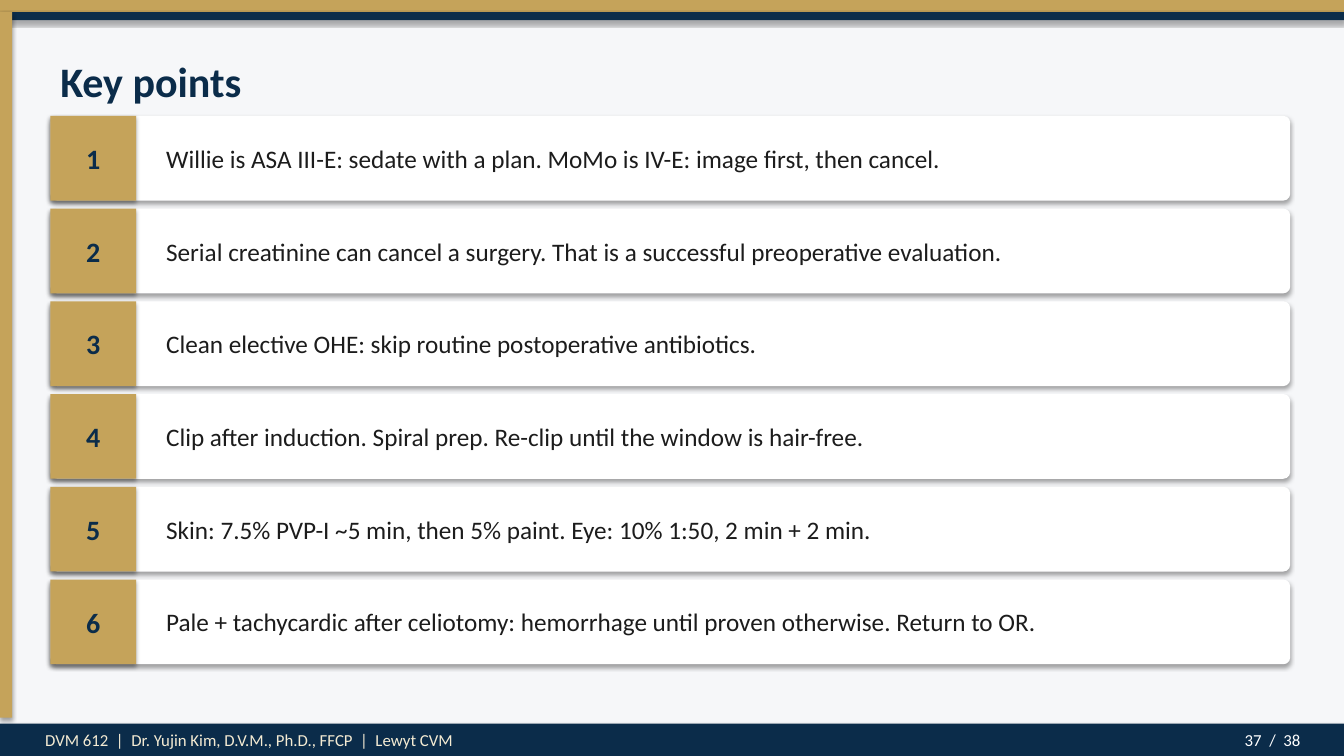
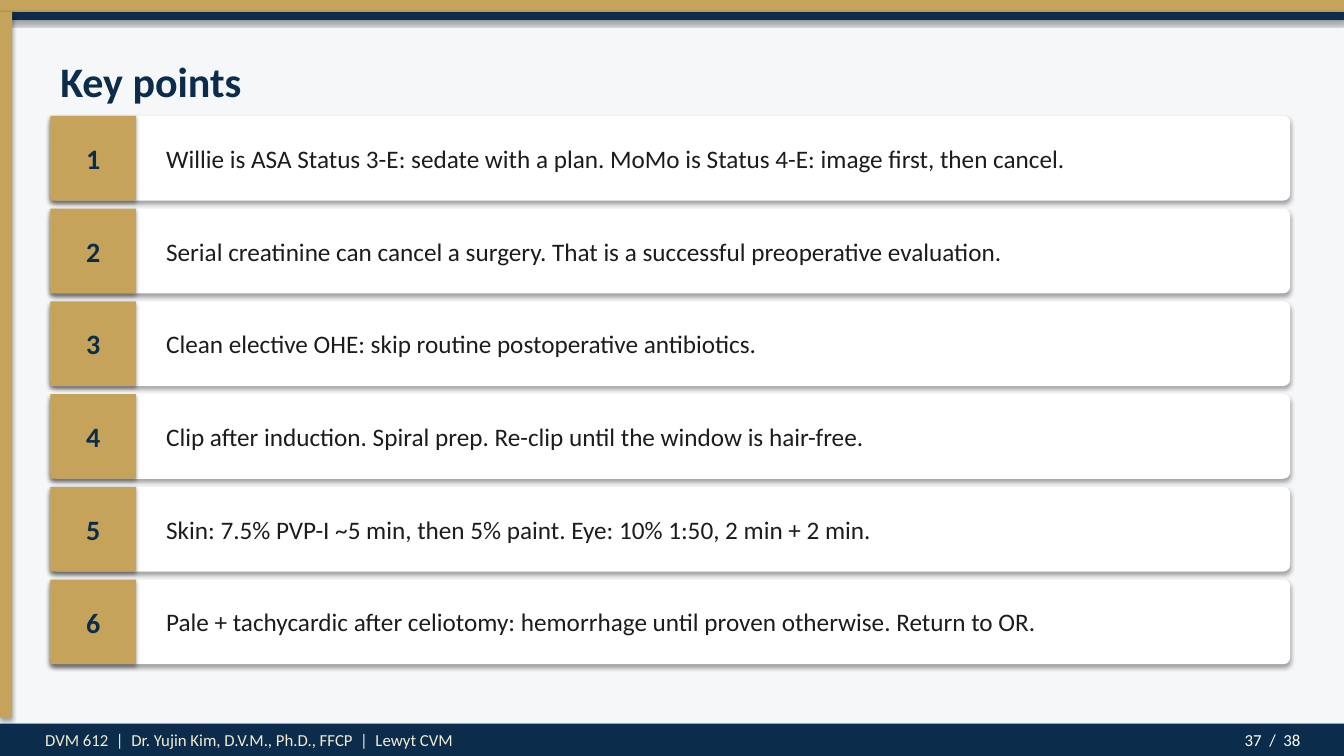
Before and after one commit to drkimvet/happycare, a slide deck: slide 37 of lectures/DVM-612_Week4_Preop_PatientPrep_Postop.pptx. Drawn at 1344x756 pixels with LibreOffice and Linux fonts; fonts in the diff are those of the drawing. Boxes give left, top, right and bottom in pixels: in the first picture for what was removed or moved away, otherwise in the second. Text is boxed around its words. In the diff, an @@ line names an element or a change of style, - is before the commit and + after.

```diff
--- a/lectures/DVM-612_Week4_Preop_PatientPrep_Postop.pptx
+++ b/lectures/DVM-612_Week4_Preop_PatientPrep_Postop.pptx
@@ text at <box>166,150,1064,173</box>: text changed @@
-Willie is ASA III-E: sedate with a plan. MoMo is IV-E: image first, then cancel.
+Willie is ASA Status 3-E: sedate with a plan. MoMo is Status 4-E: image first, then cancel.
```
Also in this commit, not shown: 2 other slides changed, 1 other file.
